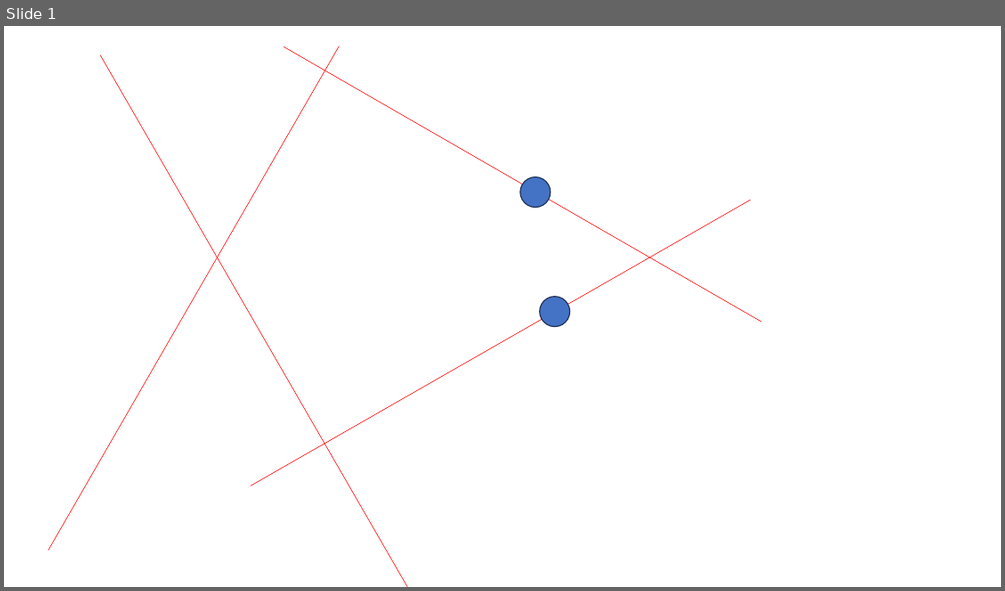
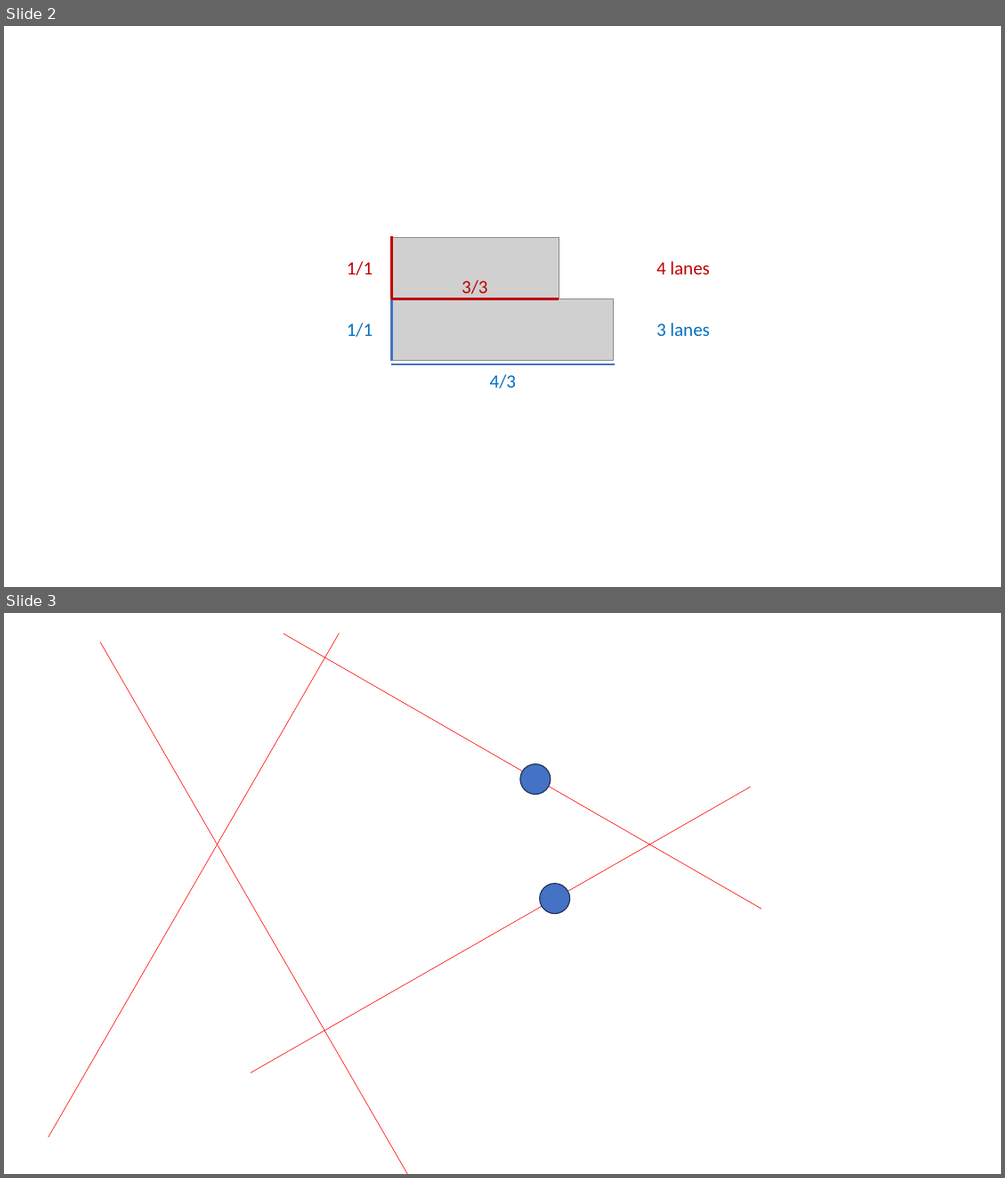
Before and after one commit to coenig/very-fast-math, a slide deck: examples/UrbanTopologies.pptx. Shown one above the other, each under a label of ours: slide 1 before the commit, slides 2 and 3 after it. The pictures are 1005x591 and 1005x1178 pixels, drawn with LibreOffice and Linux fonts; fonts in the diff are those of the drawing; grey boxes stand for pictures; background and template pictures are left out. Boxes give left, top, right and bottom in pixels: in the first picture for what was removed or moved away, otherwise in the second. Text is boxed around its words. In the diff, an @@ line names an element or a change of style, - is before the commit and + after.

```diff
--- a/examples/UrbanTopologies.pptx
+++ b/examples/UrbanTopologies.pptx
@@ slide 2 added at box(4, 26, 1001, 587), background #FFFFFF @@
@@ picture added at box(391, 237, 558, 299) @@
@@ line added from (391, 237) to (391, 299), #C00000 2.25 pt @@
@@ text added at box(347, 261, 372, 275), 18 pt, text #C00000 @@
+1/1
@@ text added at box(656, 261, 710, 274), 18 pt, text #C00000 @@
+4 lanes
@@ text added at box(461, 280, 487, 298), 18 pt, text #C00000 @@
+3/3
@@ picture added at box(391, 299, 614, 361) @@
@@ line added from (391, 298) to (391, 361), #4472C4 2.25 pt @@
@@ line added from (391, 299) to (558, 299), #C00000 2.25 pt @@
@@ text added at box(347, 322, 372, 337), 18 pt, text #0070C0 @@
+1/1
@@ text added at box(656, 322, 710, 336), 18 pt, text #0070C0 @@
+3 lanes
@@ line added from (391, 364) to (615, 364), #4472C4 2.25 pt @@
@@ text added at box(490, 374, 516, 388), 18 pt, text #0070C0 @@
+4/3
@@ what was slide 1 is now slide 3 @@
```
Also in this commit, not shown: 1 other slide added, 2 other files.
